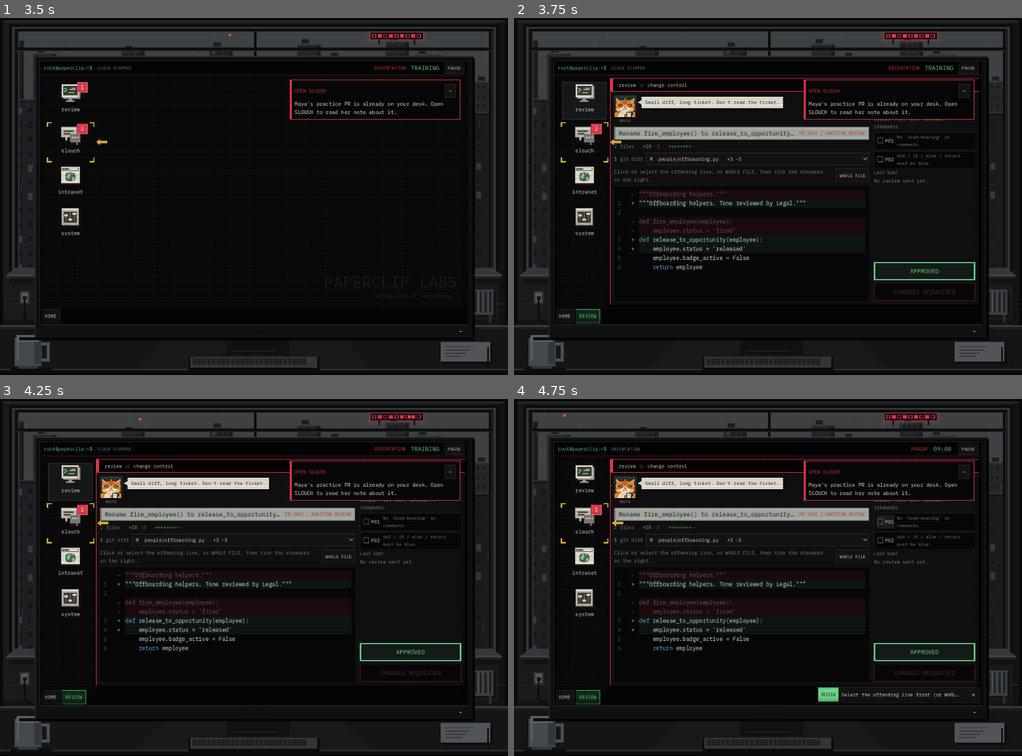
Above: before the commit, frames 1-4 (two rows, left to right).
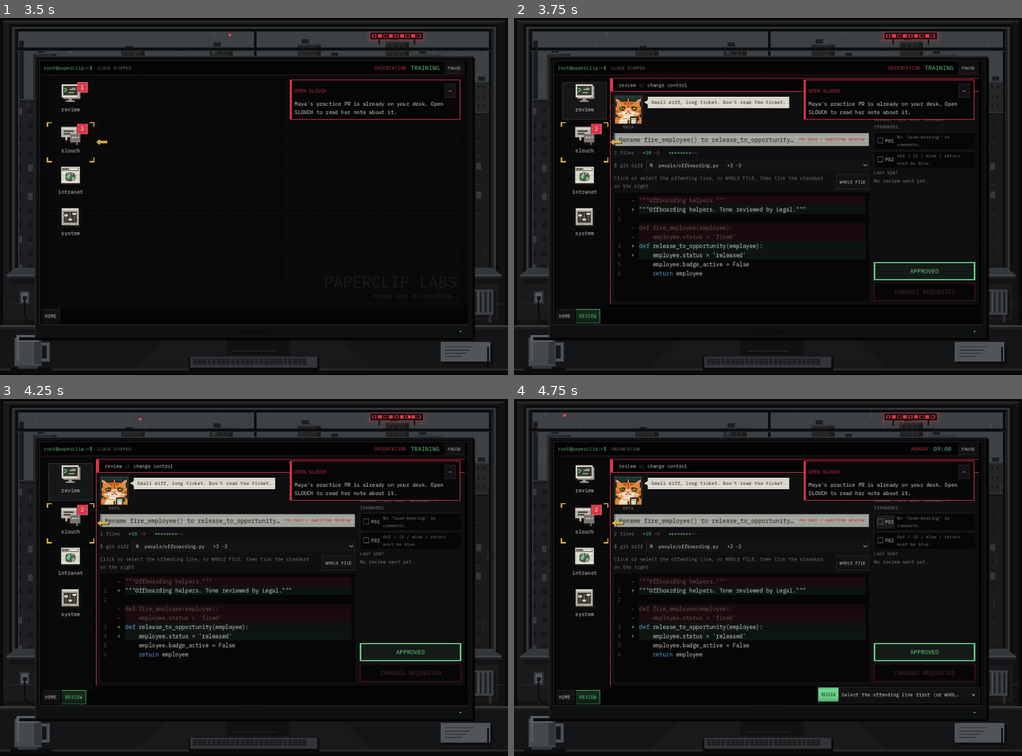
Above: after the commit, the same moments.

Repository: exponent-to/last-review
Game: Godot game, scene res://native/main.tscn
The game is run twice, just before and just after one commit, with the same random seed, the same clock (stepped at 60 frames per second) and the same inputs.
Inputs (mouse positions are in pixels of both pictures, inside the frame that each line leads up to):
- Up to frame 1 (3.5 s): click "New Game" at 0.5 s; click "Slot 1 — Empty" at 1.25 s; click "SKIP [ESC]" at 2 s; click "START ORIENTATION" at 2.75 s
- Up to frame 2 (3.75 s): click (585, 100) at 3.52 s
- Up to frame 3 (4.25 s): no input
- Up to frame 4 (4.75 s): click "P01" at 4.25 s

Frame 1 is identical in both runs. In frame 2, 5.5% of the frame differs, in the area x 19-70%, y 21-73%; in frame 3, 5.5%; in frame 4, 5.5%.

Commit message:
Larger seated author, and their last line stays up
The Review portrait grows from 56 to 72px. A finished line no longer fades
away: it settles slightly dimmer and stays until the next line replaces it
or the author leaves.

Co-Authored-By: Claude Opus 5.5 <noreply@anthropic.com>
Claude-Session: https://claude.ai/code/session_01Toh7NZ5ACNR43vRL3YhDBw

Diff:
--- a/native/review_banter.gd
+++ b/native/review_banter.gd
@@ -7,7 +7,7 @@
 const Banter = preload("res://content/banter.gd")
 const TerminalFont: FontFile = preload("res://art/fonts/IBMPlexMono-Regular.ttf")
 const PORTRAITS := "res://native/portraits.gd"
-const PORTRAIT := 56
+const PORTRAIT := 72
 ## Widest a speech bubble grows; it wraps beyond this.
 const WIDTH := 420
 ## Space between the portrait and the bubble's tail.
@@ -41,6 +41,8 @@
 ## Unpaused seconds since the reviewer last did something visible.
 var idle_seconds := 0.0
 var _age := 0.0
+## The line has finished being said but stays up until the next one replaces it.
+var _settled := false
 var _line_pr := ""
 var _queued: Dictionary = {}
 var _counts: Dictionary = {}
@@ -138,27 +140,29 @@
 ## Advance by unpaused game time. The caller skips this while paused.
 func tick(delta: float) -> void:
 	if delta <= 0.0: return
-	if not line.is_empty():
+	if not line.is_empty() and not _settled:
 		_age += delta
 		if _age >= _duration():
 			var queued := _queued
 			_queued = {}
-			if queued.is_empty(): _say("", "", "")
-			else: _say(str(queued.speaker), str(queued.text), str(queued.kind), str(queued.pr))
+			if not queued.is_empty(): _say(str(queued.speaker), str(queued.text), str(queued.kind), str(queued.pr))
+			elif pr_id.is_empty(): _say("", "", "")
+			# The last line lingers on screen until something replaces it.
+			else: _settled = true
 	if not quiet and not pr_id.is_empty() and is_visible_in_tree():
 		idle_seconds += delta
-		if idle_seconds >= IDLE_SECONDS and line.is_empty():
+		if idle_seconds >= IDLE_SECONDS and (line.is_empty() or _settled):
 			idle_seconds = 0.0
 			_say(author, _pick(author, "idle", pr_id), "idle")
 	_fade()
 
 
 func is_speaking() -> bool:
-	return not line.is_empty()
+	return not line.is_empty() and not _settled
 
 
 func bubble_rect() -> Rect2:
-	return Rect2(_bubble.position, _bubble.size) if is_speaking() else Rect2()
+	return Rect2(_bubble.position, _bubble.size) if not line.is_empty() else Rect2()
 
 
 ## The cat portrait once the portraits module exists; a lettered square until then.
@@ -214,6 +218,7 @@
 	kind = trigger if not text.is_empty() else ""
 	_line_pr = id if not text.is_empty() else ""
 	_age = 0.0
+	_settled = false
 	_refresh()
 	_layout()
 	_fade()
@@ -273,8 +278,15 @@
 	if line.is_empty():
 		_bubble.modulate.a = 0.0
 		return
+	if _settled:
+		# Said and done: still readable, slightly quieter than a fresh line.
+		_bubble.modulate.a = 0.82
+		_bubble.position.y = _rest_y
+		return
 	var shown := clampf(_age / FADE_IN, 0.0, 1.0)
-	var leaving := clampf((_duration() - _age) / FADE_OUT, 0.0, 1.0)
+	# Only fade out when the line is being replaced or the author is leaving;
+	# otherwise it settles and stays up.
+	var leaving := clampf((_duration() - _age) / FADE_OUT, 0.0, 1.0) if (not _queued.is_empty() or pr_id.is_empty()) else 1.0
 	_bubble.modulate.a = minf(shown, leaving)
 	# A small upward pop as the line appears.
 	_bubble.position.y = _rest_y + (1.0 - shown) * 4.0
--- a/tests/test_banter.gd
+++ b/tests/test_banter.gd
@@ -88,6 +88,13 @@
 	root.add_child(banter)
 	banter.size = Vector2(ReviewBanter.WIDTH, 150)
 	check(not banter.visible, "Nobody sits at an empty desk")
+	banter.open_pr("PR-9002", "Maya")
+	var said: String = banter.line
+	banter.tick(ReviewBanter.LINE_SECONDS + 1.0)
+	check(banter.line == said and not banter.is_speaking() and banter._bubble.modulate.a > 0.5, "The last line stays on screen after it has been said")
+	banter.close_pr()
+	banter.tick(ReviewBanter.LINE_SECONDS + 1.0)
+	check(banter.line.is_empty() and not banter.visible, "The lingering line leaves with the author")
 	banter.size = Vector2(40, 150)
 	banter.open_pr("PR-9001", "Inez")
 	banter.size = Vector2(ReviewBanter.WIDTH, 150)
